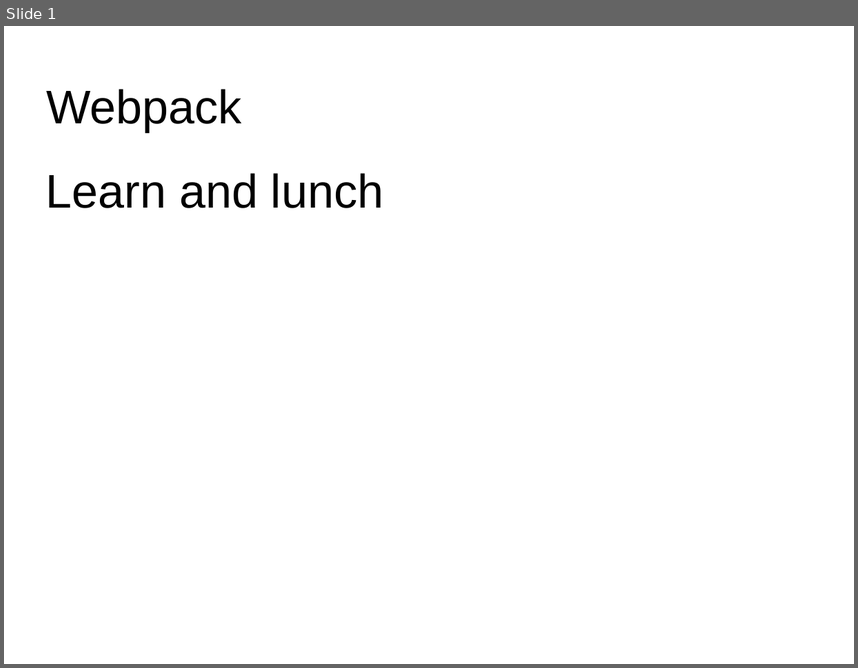
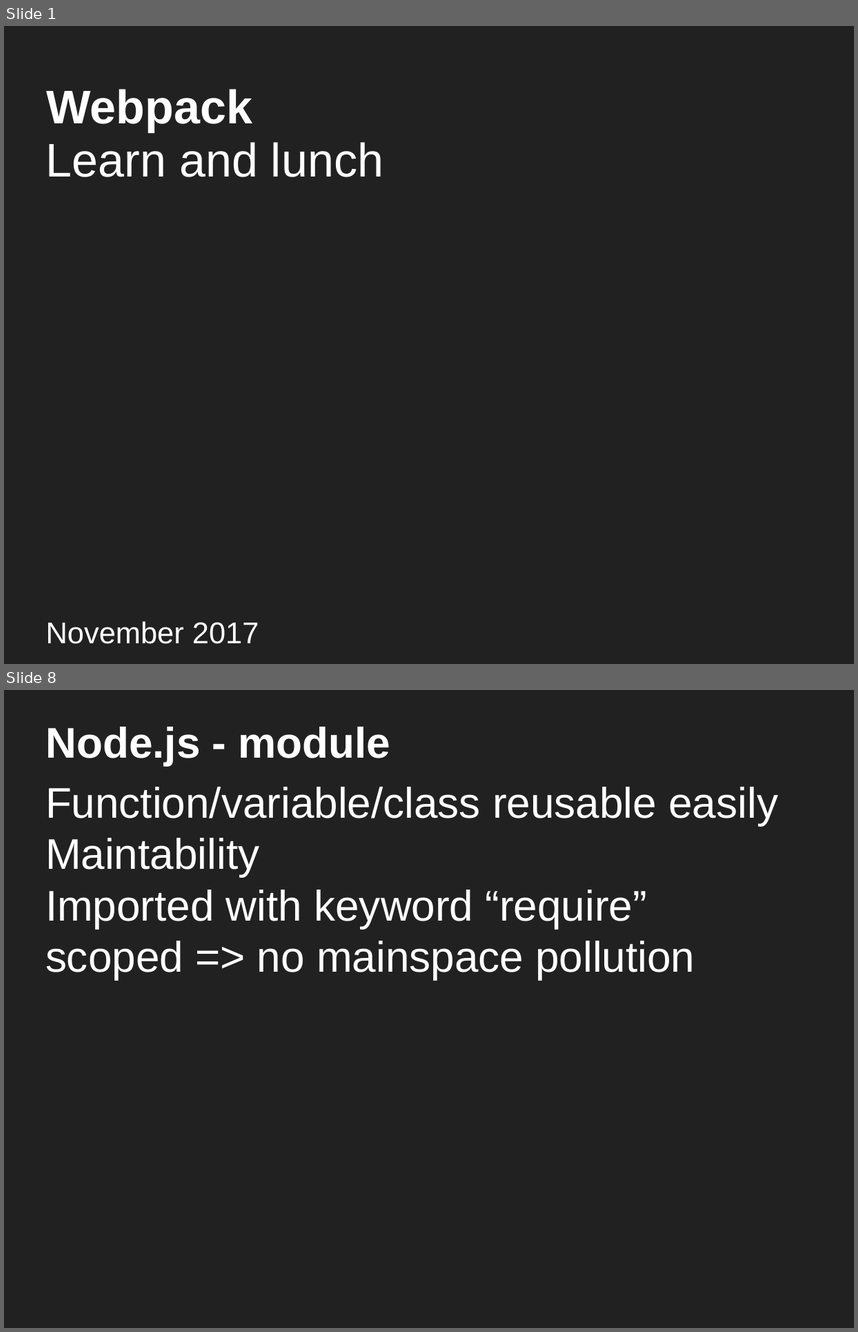
Before and after one commit to DanYellow/misc-tests, a slide deck: webpack-presentation-examples/webpack-presentation.odp. Shown one above the other, each under a label of ours: slide 1 before the commit, slides 1 and 8 after it; the slides between them are not shown. The pictures are 858x668 and 858x1332 pixels, drawn with LibreOffice and Linux fonts; fonts in the diff are those of the drawing. Boxes give left, top, right and bottom in pixels: in the first picture for what was removed or moved away, otherwise in the second. Text is boxed around its words. In the diff, an @@ line names an element or a change of style, - is before the commit and + after.

```diff
--- a/webpack-presentation-examples/webpack-presentation.odp
+++ b/webpack-presentation-examples/webpack-presentation.odp
@@ slide 8 added at (x1=4, y1=690, x2=854, y2=1328), background #212121 @@
@@ title added at (x1=46, y1=727, x2=390, y2=766), 40 pt, text #FFFFFF, bold @@
+Node.js - module
@@ title added at (x1=45, y1=787, x2=778, y2=979), 40 pt, text #FFFFFF @@
+Function/variable/class reusable easily
+Maintability
+Imported with keyword “require”
+scoped => no mainspace pollution
@@ slide 1 changed as well @@
@@ background #FFFFFF to #212121 @@
@@ title "Webpack" at (x1=47, y1=89, x2=252, y2=132): text colour #000000 to #FFFFFF, bold on @@
@@ title "Learn and lunch" moved from (x1=46, y1=173, x2=383, y2=208) to (x1=46, y1=142, x2=383, y2=177) @@
@@ title "Learn and lunch" at (x1=46, y1=142, x2=383, y2=177): text colour #000000 to #FFFFFF @@
@@ title added at (x1=46, y1=621, x2=259, y2=644), 28 pt, text #FFFFFF @@
+November 2017
```
Also in this commit, not shown: 42 other slides added, 47 other files.
